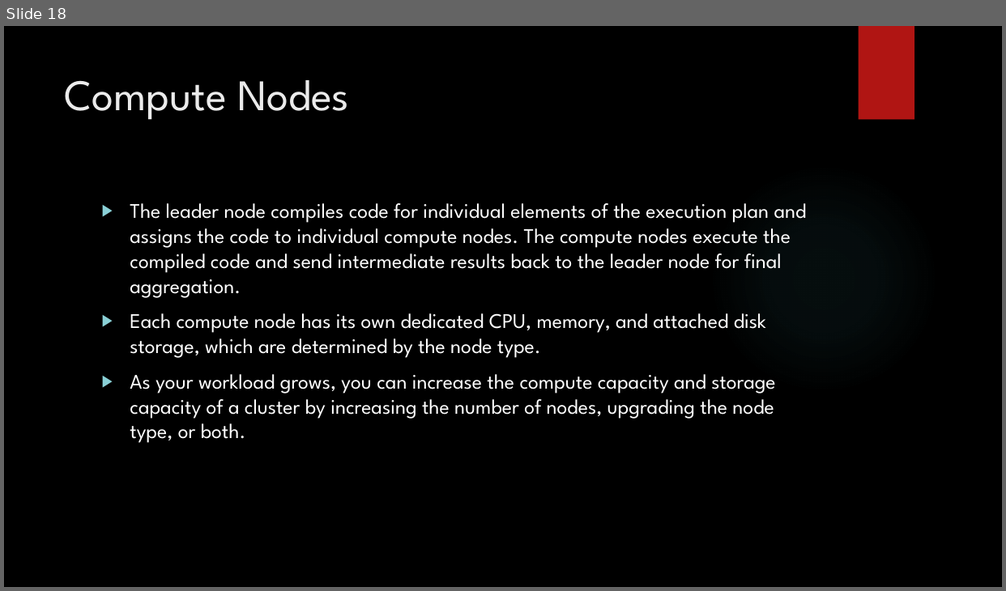
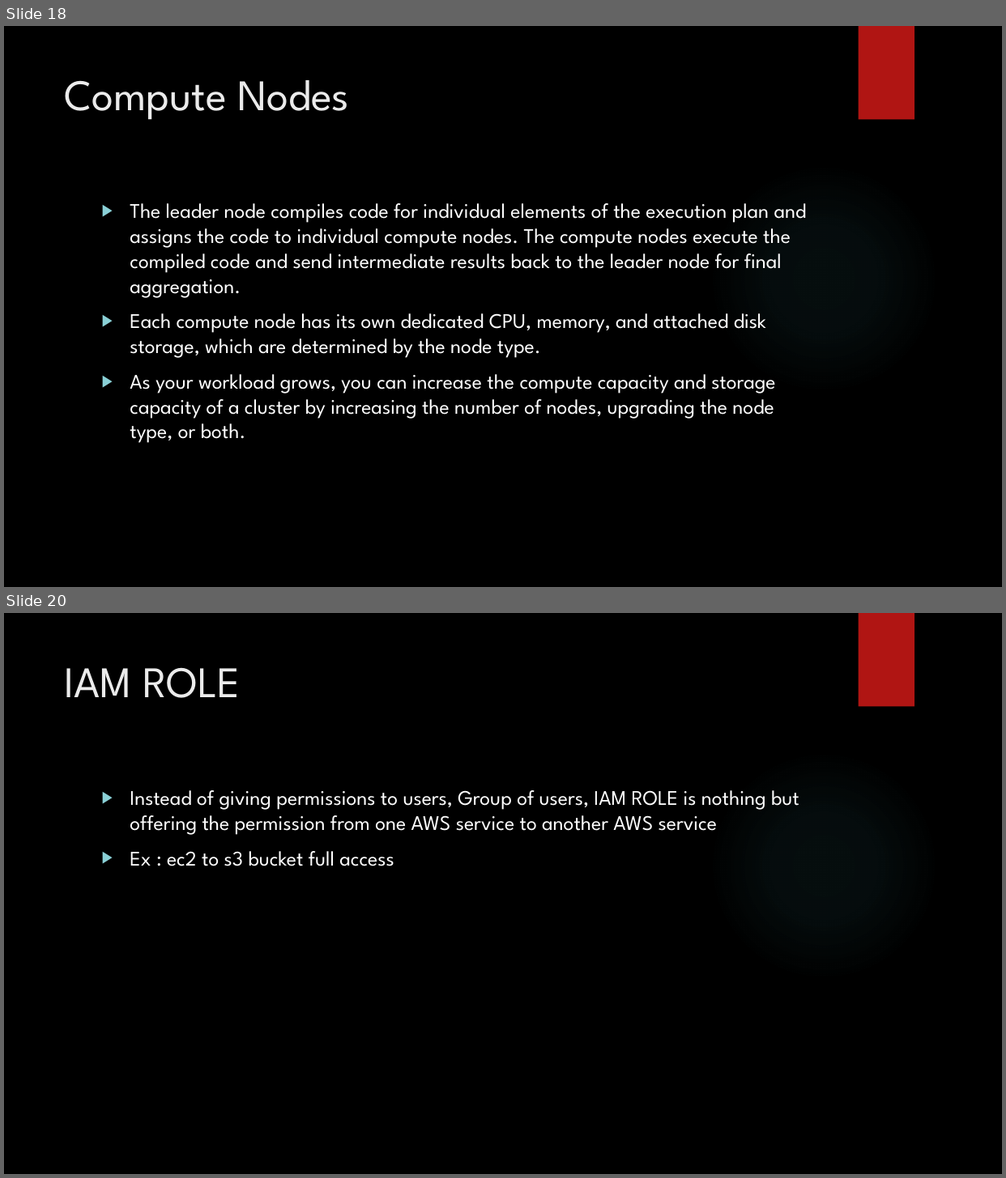
Before and after one commit to karthick1808/Hadoop, a slide deck: RedShift.pptx. Shown one above the other, each under a label of ours: slide 18 before the commit, slides 18 and 20 after it; the slides between them are not shown. The pictures are 1006x591 and 1006x1178 pixels, drawn with LibreOffice and Linux fonts; fonts in the diff are those of the drawing; background and template pictures are left out. Boxes give left, top, right and bottom in pixels: in the first picture for what was removed or moved away, otherwise in the second. Text is boxed around its words. In the diff, an @@ line names an element or a change of style, - is before the commit and + after.

```diff
--- a/RedShift.pptx
+++ b/RedShift.pptx
@@ slide 20 added at [4, 613, 1002, 1174], background picture (left out); not listed: 2 template elements that a slide beside it also shows @@
@@ title added at [65, 667, 241, 698], 42 pt, text #EBEBEB @@
+IAM ROLE
@@ text added at [130, 790, 799, 867], 20 pt, text #FFFFFF @@
+▶ Instead of giving permissions to users, Group of users, IAM ROLE is nothing but offering the permission from one AWS service to another AWS service
+▶ Ex : ec2 to s3 bucket full access
```
Also in this commit, not shown: 6 other slides added, 4 other files.
